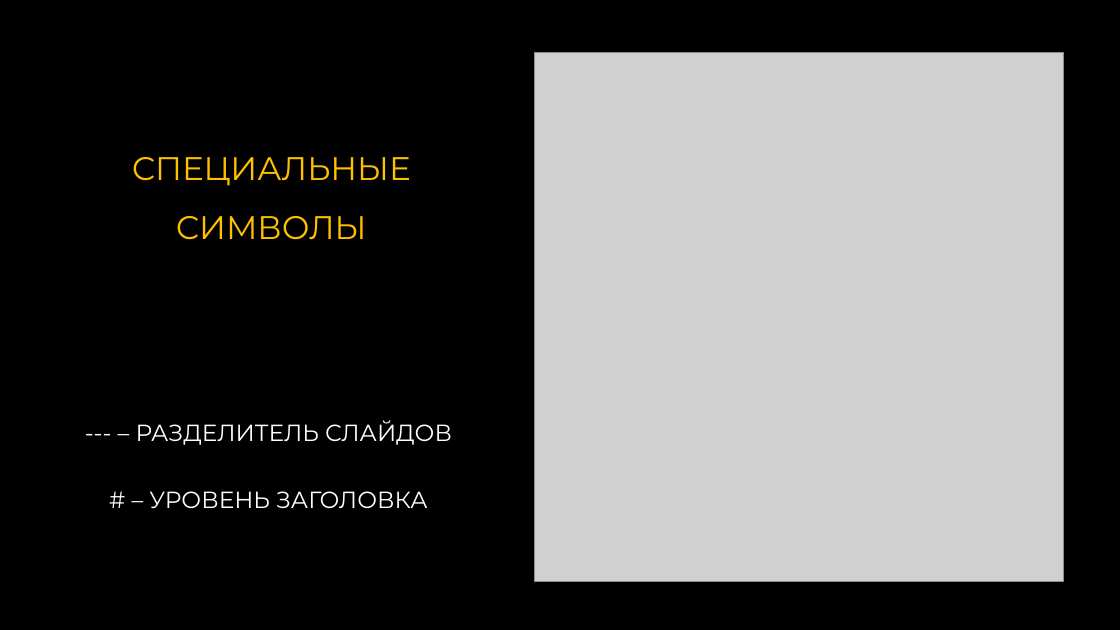
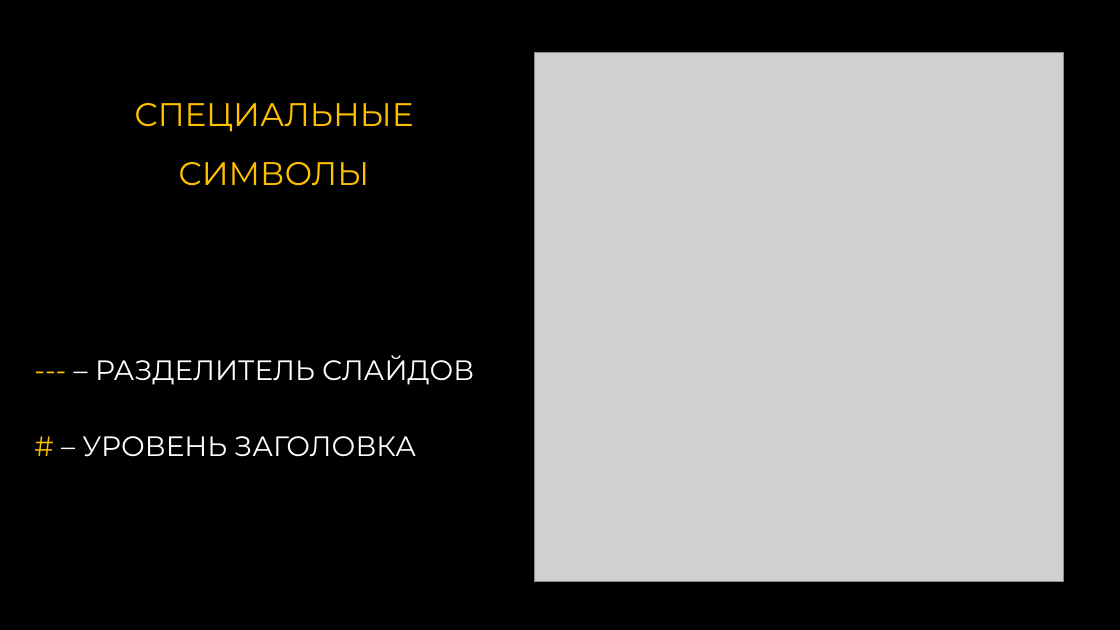
Before and after one commit to sirilgiz/alekseev, a slide deck: slide 12 of PowerPoint/Создание презентации по тексту/МАКРОС СОЗДАНИЕ ПРЕЗЕНТАЦИЙ ПО ТЕКСТУ v.2.pptm (slide 11 before the commit). Drawn at 1120x630 pixels with LibreOffice and Linux fonts; fonts in the diff are those of the drawing; grey boxes stand for pictures. Boxes give left, top, right and bottom in pixels: in the first picture for what was removed or moved away, otherwise in the second. Text is boxed around its words. In the diff, an @@ line names an element or a change of style, - is before the commit and + after.

```diff
--- a/PowerPoint/Создание презентации по тексту/МАКРОС СОЗДАНИЕ ПРЕЗЕНТАЦИЙ ПО ТЕКСТУ v.2.pptm
+++ b/PowerPoint/Создание презентации по тексту/МАКРОС СОЗДАНИЕ ПРЕЗЕНТАЦИЙ ПО ТЕКСТУ v.2.pptm
@@ title "СПЕЦИАЛЬНЫЕ СИМВОЛЫ": place and size @@
-title "СПЕЦИАЛЬНЫЕ СИМВОЛЫ" at (132,157,411,240)
+title "СПЕЦИАЛЬНЫЕ СИМВОЛЫ" at (134,103,413,186)
@@ text "--- – РАЗДЕЛИТЕЛЬ СЛАЙДОВ": place and size @@
-text "--- – РАЗДЕЛИТЕЛЬ СЛАЙДОВ" at (136,420,452,509)
+text "--- – РАЗДЕЛИТЕЛЬ СЛАЙДОВ" at (82,355,474,457)
@@ text "--- – РАЗДЕЛИТЕЛЬ СЛАЙДОВ" at (82,355,474,457): size 20 to 24 pt; text colour #FFFFFF to #FFC000 in "---", "#"; alignment centre to left @@
```
Also in this commit, not shown: 10 other slides changed, 5 slides added, 1 other file.
